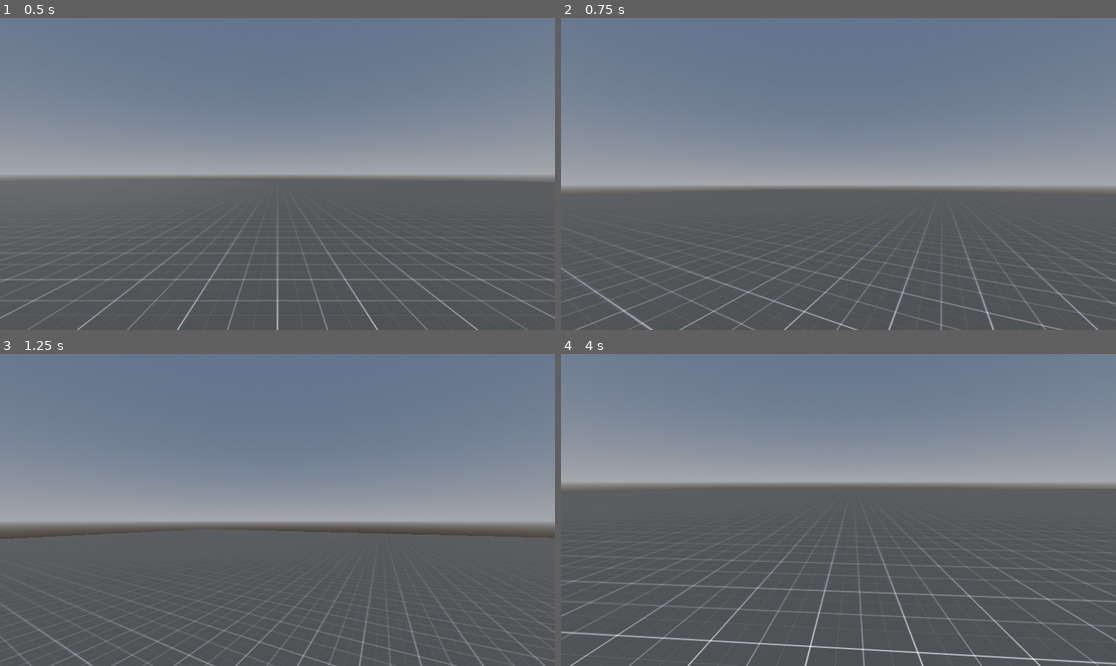
Above: before the commit, frames 1-4 (two rows, left to right).
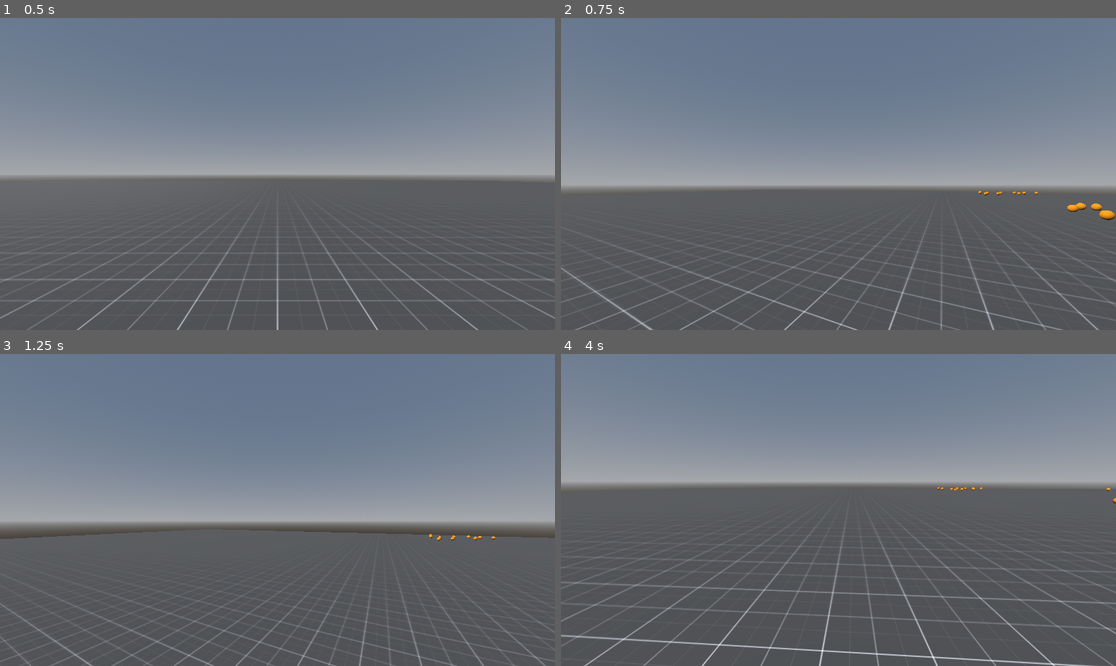
Above: after the commit, the same moments.

Repository: PortalGolem/PumpkinPatch
Game: Godot game, scene res://Scenes/Patch.tscn
The game is run twice, just before and just after one commit, with the same random seed, the same clock (stepped at 60 frames per second) and the same inputs.
Inputs (mouse positions are in pixels of both pictures, inside the frame that each line leads up to):
- Up to frame 1 (0.5 s): no input
- Up to frame 2 (0.75 s): move the mouse to (866, 174) at 0.52 s; hold W (move_forwards) from 0.53 s (still down)
- Up to frame 3 (1.25 s): keep holding W (move_forwards); tap Space (jump) at 0.77 s
- Up to frame 4 (4 s): keep holding W (move_forwards); move the mouse to (810, 510) at 1.27 s; tap Space (jump) at 1.52, 3.02, 3.77 s; move the mouse to (849, 503) at 2.02 s; move the mouse to (832, 516) at 2.77 s; move the mouse to (877, 513) at 3.52 s

Frame 1 is identical in both runs. In frame 2, 0.2% of the frame differs, in the area x 75-100%, y 55-65%; in frame 3, less than 0.1%; in frame 4, 5.0%, in the area x 0-100%, y 42-100%.

Commit message:
added pumpkin randomization and fixed bug with player controller.

Diff:
--- /dev/null
+++ b/Objects/Enviornment/pumpkin.tscn
@@ -0,0 +1,20 @@
+[gd_scene format=3 uid="uid://d1se074l3sqsf"]
+
+[sub_resource type="SphereShape3D" id="SphereShape3D_37okk"]
+radius = 0.2
+
+[sub_resource type="StandardMaterial3D" id="StandardMaterial3D_b4fxb"]
+albedo_color = Color(1, 0.6166667, 0, 1)
+
+[sub_resource type="SphereMesh" id="SphereMesh_37okk"]
+material = SubResource("StandardMaterial3D_b4fxb")
+radius = 0.2
+height = 0.4
+
+[node name="Pumpkin" type="StaticBody3D" unique_id=1402079855]
+
+[node name="CollisionShape3D" type="CollisionShape3D" parent="." unique_id=639837038]
+shape = SubResource("SphereShape3D_37okk")
+
+[node name="MeshInstance3D" type="MeshInstance3D" parent="." unique_id=2008703957]
+mesh = SubResource("SphereMesh_37okk")
--- a/Scenes/Patch.tscn
+++ b/Scenes/Patch.tscn
@@ -45,4 +45,9 @@
 transform = Transform3D(-0.64176416, 0.54571235, -0.53882915, 0, 0.7026049, 0.7115802, 0.7669021, 0.45666668, -0.45090663, 0, 4.0572433, 0)
 
 [node name="PumpkinSpawner" type="Node3D" parent="." unique_id=1892598019]
+transform = Transform3D(1, 0, 0, 0, 1, 0, 0, 0, 1, 0, 0.47706962, 0)
 script = ExtResource("4_b4fxb")
+MAX_PUMPKINS_PER_PATCH = 20
+MIN_PUMPKINS_PER_PATCH = 10
+MIN_DISTANCE_BETWEEN_PUMPKINS = 0.1
+WHOLE_PATCH_SIZE = 50.0
--- a/Scripts/EnviornmentGeneration/pumpkin_spawner.gd
+++ b/Scripts/EnviornmentGeneration/pumpkin_spawner.gd
@@ -1,6 +1,46 @@
 extends Node3D
 
+@export var MAX_PATCHES := 5
+@export var MIN_PATCHES := 3
+@export var MIN_DISTANCE_BETWEEN_PATCHES := 5.0
+@export var MAX_PUMPKINS_PER_PATCH := 4
+@export var MIN_PUMPKINS_PER_PATCH := 1
+@export var MIN_DISTANCE_BETWEEN_PUMPKINS := 5.0
+@export var WHOLE_PATCH_SIZE := 20.0
+@export var PATCH_SIZE := 4
+@export var pumpkin = preload("res://Objects/Enviornment/pumpkin.tscn")
+
+var patchPositions:Array[Vector2]
+var pumpkinPositions = []
 
 # Called when the node enters the scene tree for the first time.
 func _ready() -> void:
-	pass # Replace with function body.
+	var patchCount = randi_range(MIN_PATCHES, MAX_PATCHES)
+	for i in range(patchCount):
+		patchPositions.append(get_random_vector_with_bufferzone(
+				WHOLE_PATCH_SIZE,
+				MIN_DISTANCE_BETWEEN_PATCHES,
+				patchPositions))
+
+	for v in range(patchPositions.size()):
+		pumpkinPositions.append([])
+		var pumpkinCount = randi_range(MIN_PUMPKINS_PER_PATCH, MAX_PUMPKINS_PER_PATCH)
+		for i in range(pumpkinCount):
+			pumpkinPositions[v].append(get_random_vector_with_bufferzone(
+				PATCH_SIZE,
+				MIN_DISTANCE_BETWEEN_PUMPKINS,
+				pumpkinPositions[v]
+			))
+			var currentPumpkin = pumpkin.instantiate()
+			add_child(currentPumpkin)
+			currentPumpkin.position = Vector3(pumpkinPositions[v][i].x + patchPositions[v].x, position.z, pumpkinPositions[v][i].y + patchPositions[v].y)
+
+
+func get_random_vector_with_bufferzone(distance:float, min_seperation: float, otherVectors:Array) -> Vector2:
+	var testPos = Vector2(
+		randf_range(-distance, distance),
+		randf_range(-distance, distance))
+	for v in patchPositions:
+		if v.distance_to(testPos) < min_seperation:
+			return get_random_vector_with_bufferzone(distance, min_seperation, otherVectors)
+	return testPos
--- a/Scripts/PlayerController/player_controller.gd
+++ b/Scripts/PlayerController/player_controller.gd
@@ -40,7 +40,9 @@
 
 	# Get the input direction and handle the movement/deceleration.
 	var input_dir := Input.get_vector("move_left", "move_right", "move_forwards", "move_backwards")
-	var direction:Vector3 = ($Camera3D.basis * Vector3(input_dir.x, 0, input_dir.y)).normalized()
+	var direction:Vector3 = ($Camera3D.basis * Vector3(input_dir.x, 0, input_dir.y))
+	direction = direction - Vector3(0, direction.y, 0)
+	direction = direction.normalized()
 	if direction:
 		velocity.x = direction.x * SPEED
 		velocity.z = direction.z * SPEED
